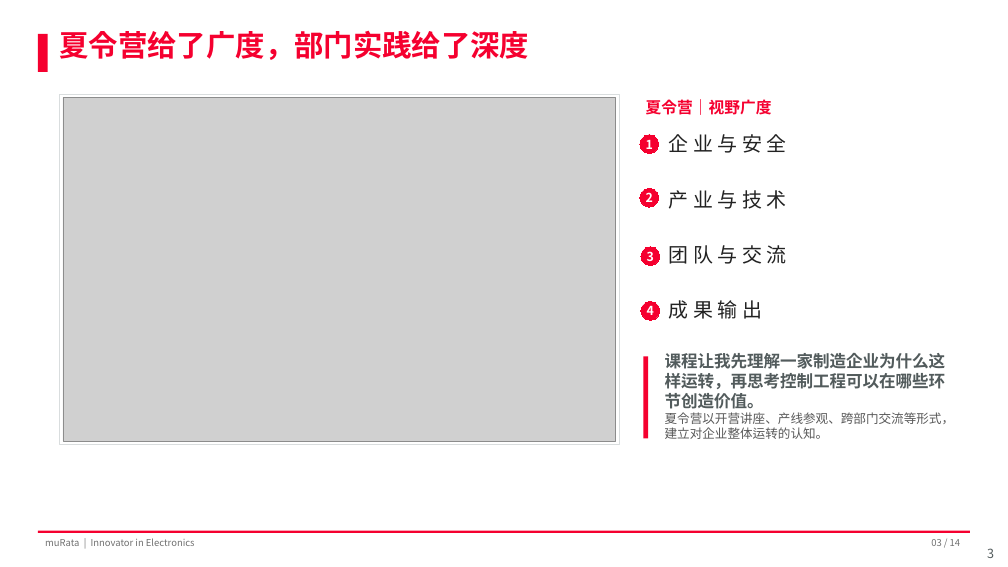
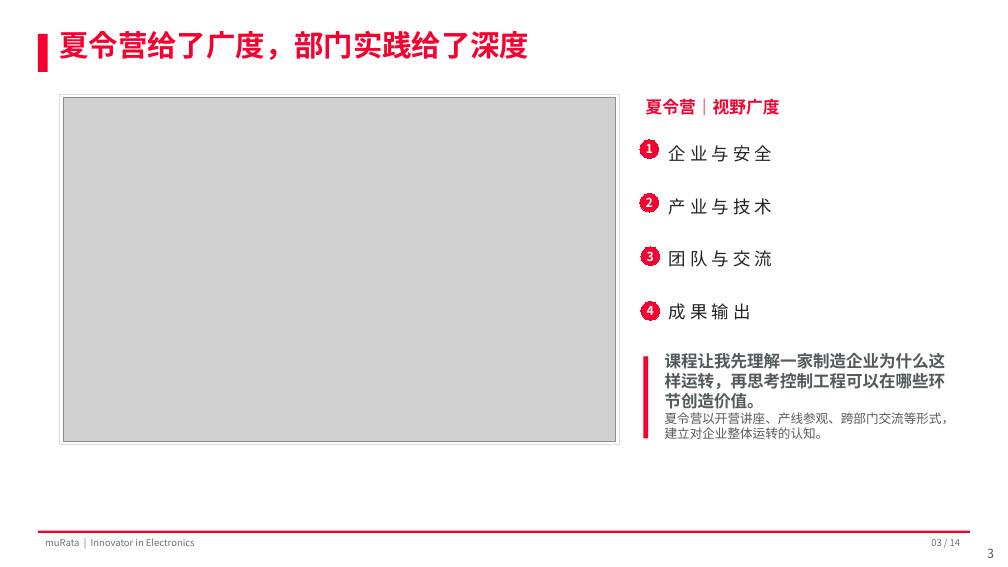
Before and after one commit to Zhang-Bo-glitch/muRata, a slide deck: slide 3 of 结业汇报.pptx. Drawn at 1008x567 pixels with LibreOffice and Linux fonts; fonts in the diff are those of the drawing; grey boxes stand for pictures; background and template pictures are left out. Boxes give left, top, right and bottom in pixels: in the first picture for what was removed or moved away, otherwise in the second. Text is boxed around its words. In the diff, an @@ line names an element or a change of style, - is before the commit and + after.

```diff
--- a/结业汇报.pptx
+++ b/结业汇报.pptx
@@ text "夏令营｜视野广度" at <box>646,98,780,115</box>: size 15 to 16 pt @@
@@ ellipse "1": place and size @@
-ellipse "1" at <box>640,135,659,154</box>
+ellipse "1" at <box>640,140,659,159</box>
@@ text "企 业 与 安 全": place and size @@
-text "企 业 与 安 全" at <box>669,134,786,319</box>
+text "企 业 与 安 全" at <box>669,145,772,320</box>
@@ text "企 业 与 安 全" at <box>669,145,772,320</box>: size 19 to 16.6 pt; line spacing 0.9 to 2 @@
@@ ellipse "2": place and size @@
-ellipse "2" at <box>640,188,659,207</box>
+ellipse "2" at <box>640,194,659,212</box>
```
Also in this commit, not shown: 4 other slides changed.
